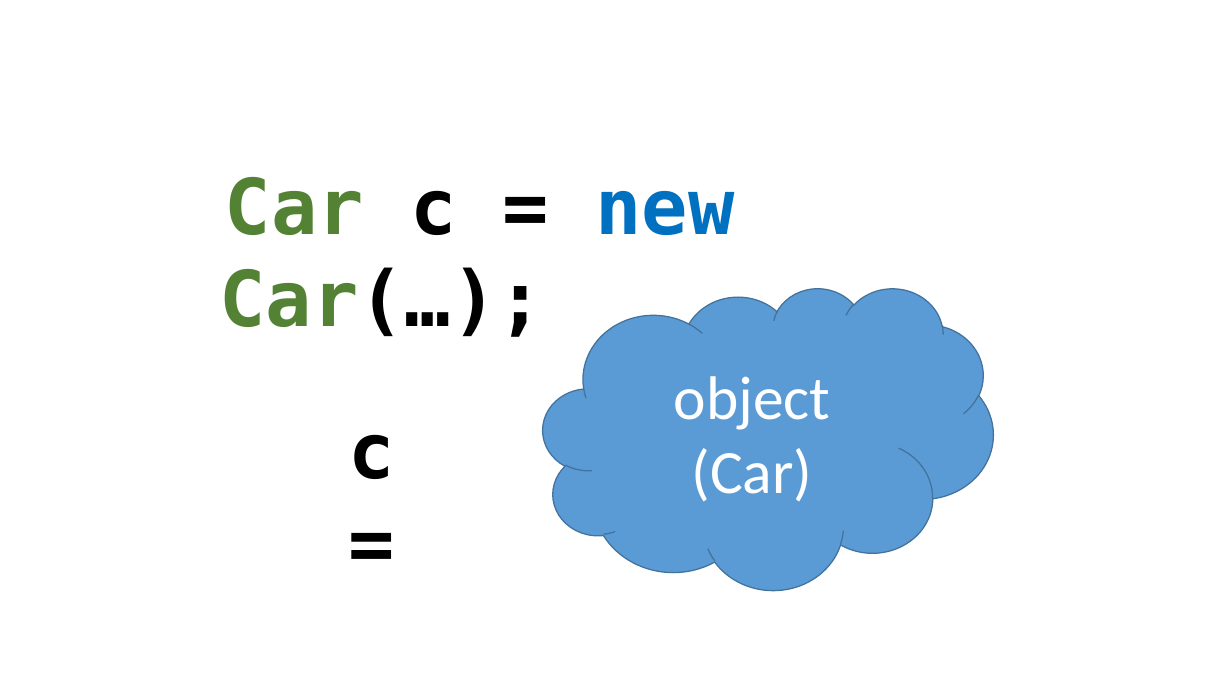
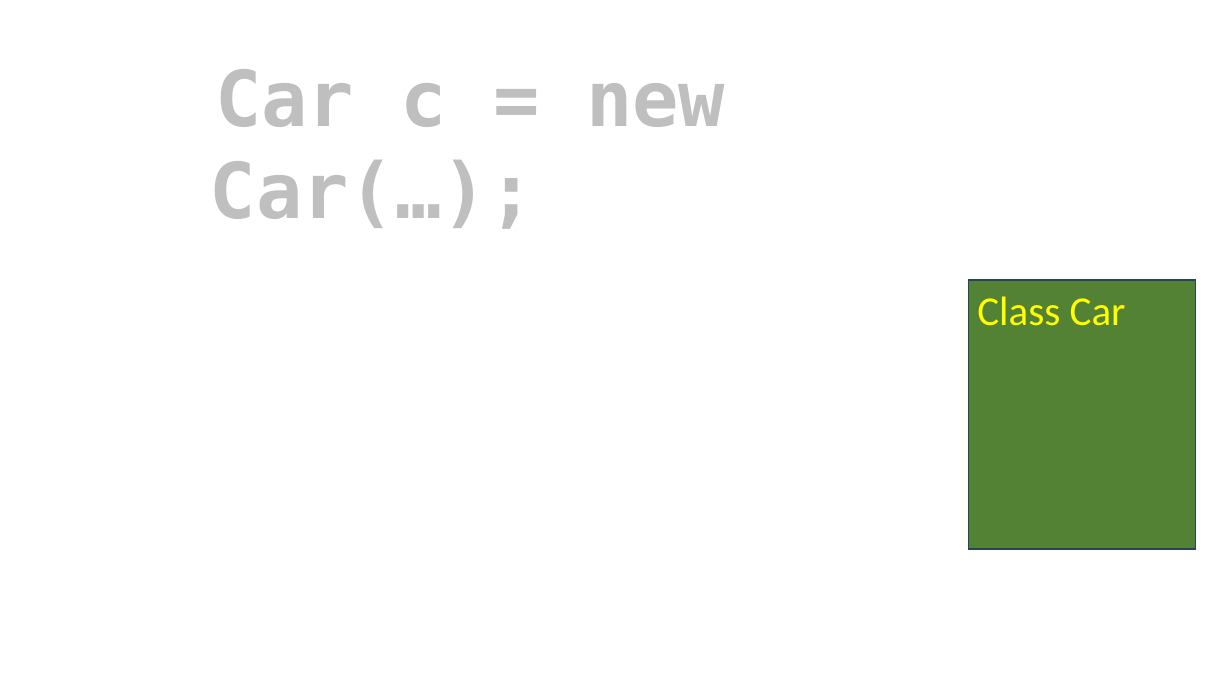
Before and after one commit to perslaursen/OOProg22, a slide deck: slide 19 of Chap/OOProg01/Presentations/ObjectsClasses.pptx (slide 14 before the commit). Drawn at 1232x693 pixels with LibreOffice and Linux fonts; fonts in the diff are those of the drawing. Boxes give left, top, right and bottom in pixels: in the first picture for what was removed or moved away, otherwise in the second. Text is boxed around its words. In the diff, an @@ line names an element or a change of style, - is before the commit and + after.

```diff
--- a/Chap/OOProg01/Presentations/ObjectsClasses.pptx
+++ b/Chap/OOProg01/Presentations/ObjectsClasses.pptx
@@ text "Car c = new Car(…);" moved from (x1=219, y1=177, x2=735, y2=337) to (x1=210, y1=69, x2=725, y2=229) @@
@@ text "Car c = new Car(…);" at (x1=210, y1=69, x2=725, y2=229): text colour #548235 to #BFBFBF in "Car Car(…);"; text colour #000000 to #BFBFBF in "c = Car(…);"; text colour #0070C0 to #BFBFBF in "new" @@
@@ cloud removed at (x1=543, y1=287, x2=994, y2=590) @@
-object (Car)
@@ rectangle added at (x1=969, y1=280, x2=1196, y2=549), fill #548235, outline #28445D 1 pt, 32 pt, text #FFFF00 @@
+Class Car
@@ text removed at (x1=349, y1=434, x2=395, y2=479) @@
-c =
```
Also in this commit, not shown: 2 other slides changed, 8 slides added, 1 slide removed, 20 other files.
